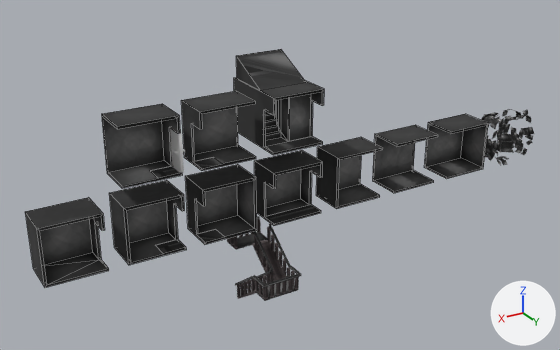
Before and after pictures for a commit that changed the Blender file Source/rooms.blend.
Camera for both pictures: a 50 mm camera at (20.0, 32.5, 22.5) aimed at (0.0, -0.9, 5.9). Lighting does not change. The marker at lower right points along +X, +Y and +Z. Mesh edges are drawn as thin lines on the coarser meshes.

The scene before the commit, as lines of its bpy script (objects in view):
```python
me_bakeroom = bpy.data.meshes.new('BakeRoom')
me_bakeroom.from_pydata(...)  # 22 vertices, 22 faces; spans x -1.5..1.5, y 0.0..3.0, z -1.0..1.0
me_bakeroom.materials.append(mat_bakemat)  # picture img_roomao_png
me_cube = bpy.data.meshes.new('Cube')
me_cube.from_pydata(...)  # 56 vertices, 38 faces; spans x -0.27..0.27, y 0.12..2.12, z -0.9..0.1
me_cube.polygons.foreach_set('use_smooth', [True] * 38)
me_doorroomboth = bpy.data.meshes.new('DoorRoomBoth')
me_doorroomboth.from_pydata(...)  # 16 vertices, 14 faces; spans x -1.5..1.5, y 0.0..3.0, z -1.0..1.0
me_doorroomboth.materials.append(mat_bakemat)  # picture img_roomao_png
ob_bakeroom = bpy.data.objects.new('BakeRoom', me_bakeroom)
ob_bakeroom.location = (12.0, 0.0, 4.0)
ob_bakeroom.rotation_euler = (1.571, 0.0, 0.0)  # degrees (90, 0, 0)
ob_cube = bpy.data.objects.new('Cube', me_cube)
ob_cube.location = (6.5, 0.1, 8.0)
ob_cube.rotation_euler = (1.571, 0.0, 0.0)  # degrees (90, 0, 0)
_m = ob_cube.modifiers.new('WeightedNormal', 'WEIGHTED_NORMAL')
_m.keep_sharp = True
ob_doorroomboth = bpy.data.objects.new('DoorRoomBoth', me_doorroomboth)
ob_doorroomboth.location = (0.0, 0.0, 4.0)
ob_doorroomboth.rotation_euler = (1.571, 0.0, 0.0)  # degrees (90, 0, 0)
_m = ob_doorroomboth.modifiers.new('Boolean', 'BOOLEAN')
_m.object = ob_templateroom3x3cutout_001
# also in view: 'CornerRoomLeft' at (-4.0, 0.0, 5.5); 'DoorRoomLeft' at (4.0, 0.0, 9.5); 'CornerRoomRight' at (-12.0, 0.0, 5.5); 'FireEscapeStairs' at (2.5, 1.5, 1.9); 'DoorRoomRight' at (8.0, 0.0, 9.5)
```
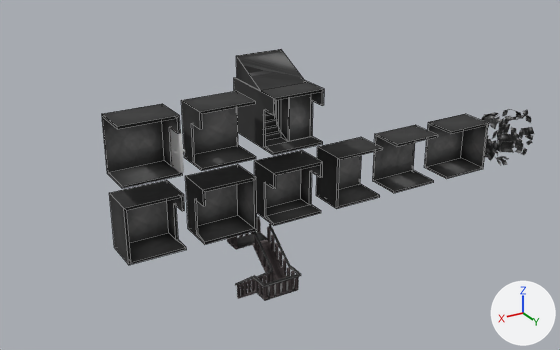
Changed parts and their boxes [x1, y1, x2, y2] in the pictures (560 x 350 px):
'BakeRoom', hidden (black)
    before: [25, 197, 109, 288]

What the commit changed:
Object 'BakeRoom' (ob_bakeroom) is now hidden.
